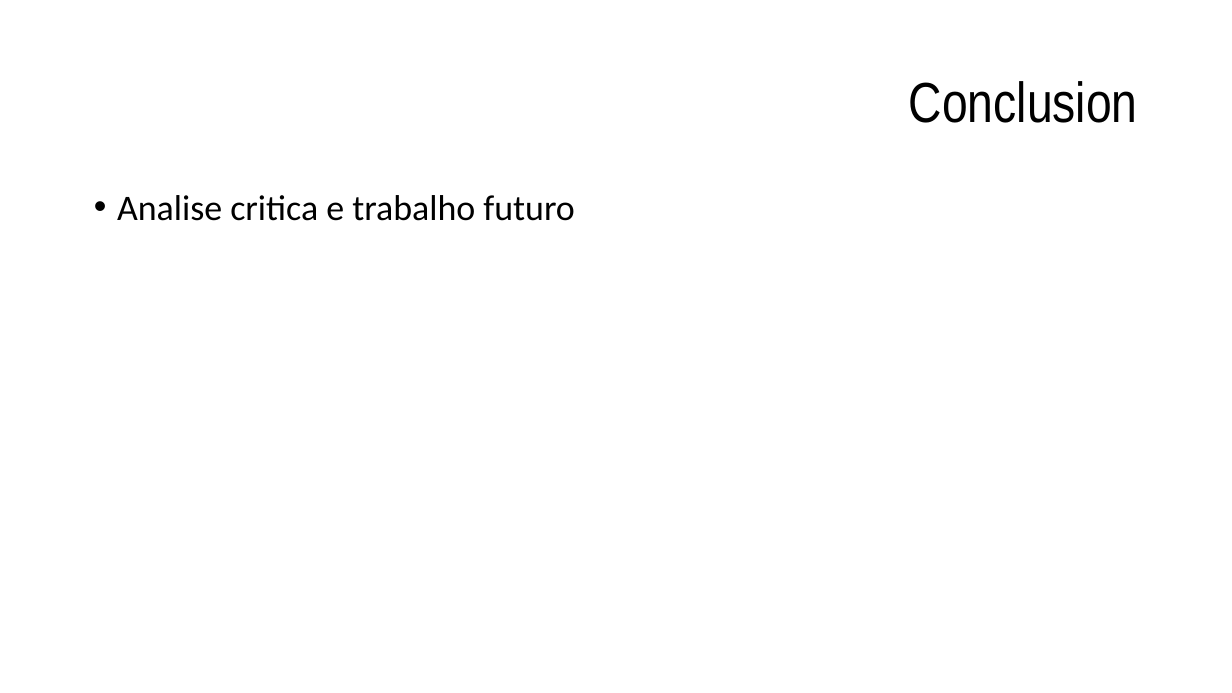
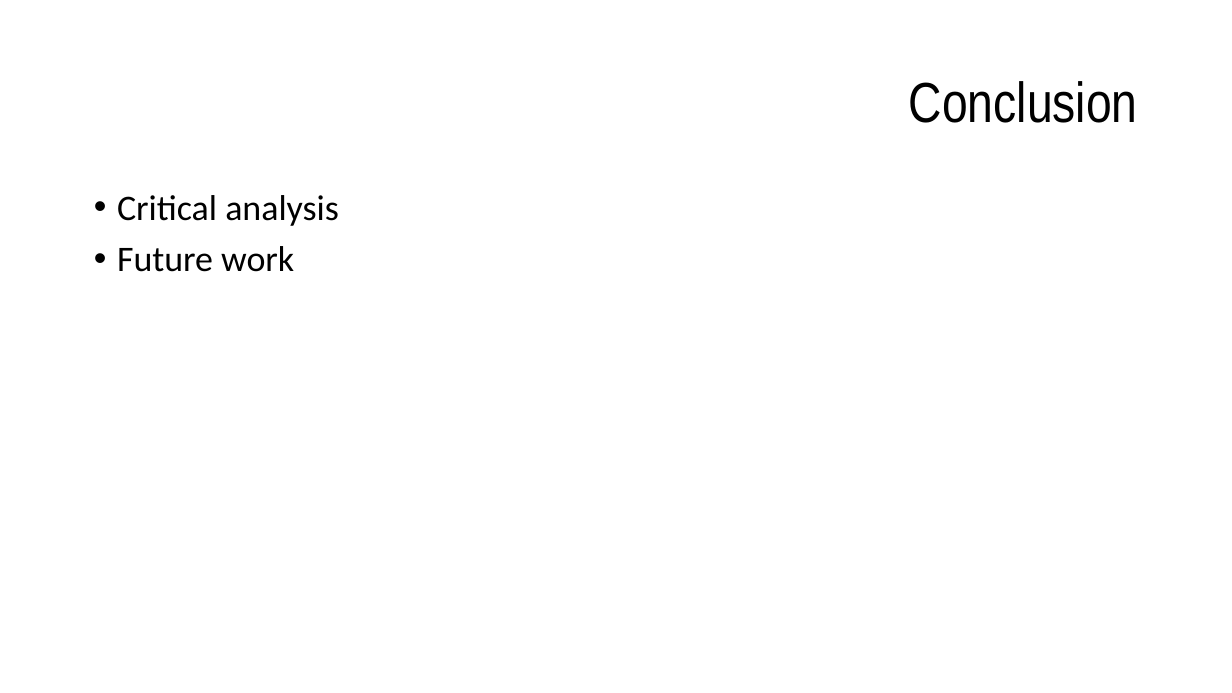
Before and after one commit to EZSPECIAL/AIAD18-19, a slide deck: slide 6 of TP2/docs/report.pptx. Drawn at 1232x693 pixels with LibreOffice and Linux fonts; fonts in the diff are those of the drawing. Boxes give left, top, right and bottom in pixels: in the first picture for what was removed or moved away, otherwise in the second. Text is boxed around its words. In the diff, an @@ line names an element or a change of style, - is before the commit and + after.

```diff
--- a/TP2/docs/report.pptx
+++ b/TP2/docs/report.pptx
@@ text at (x1=117, y1=195, x2=339, y2=272): text changed @@
-• Analise critica e trabalho futuro
+• Critical analysis
+• Future work
```
Also in this commit, not shown: 6 other slides changed, 1 other file.
